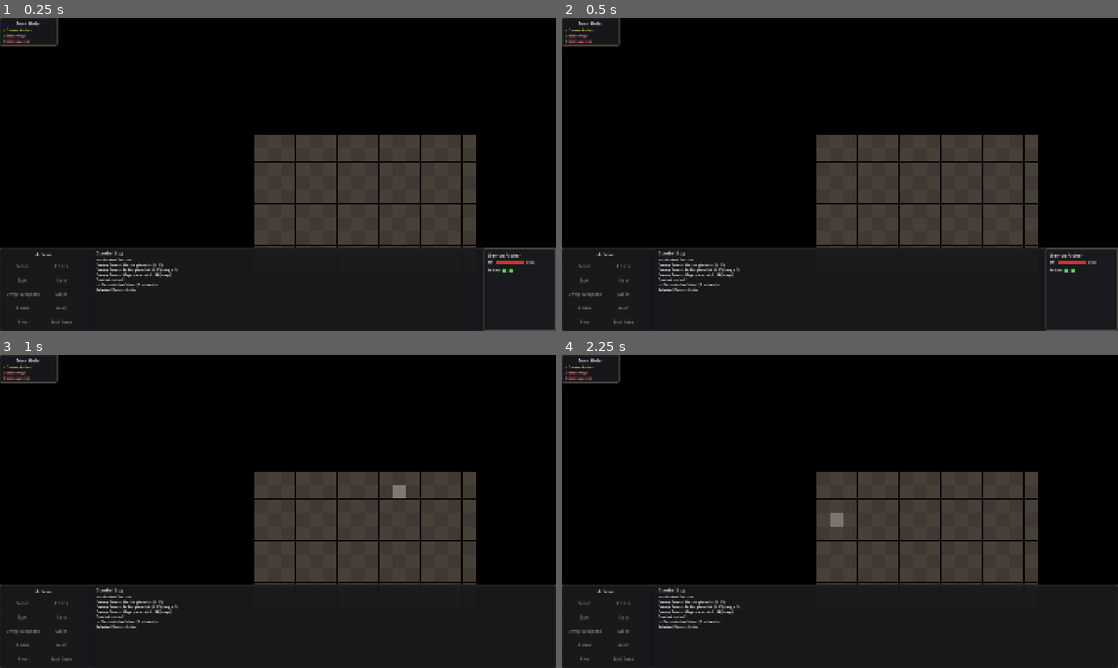
Above: before the commit, frames 1-4 (two rows, left to right).
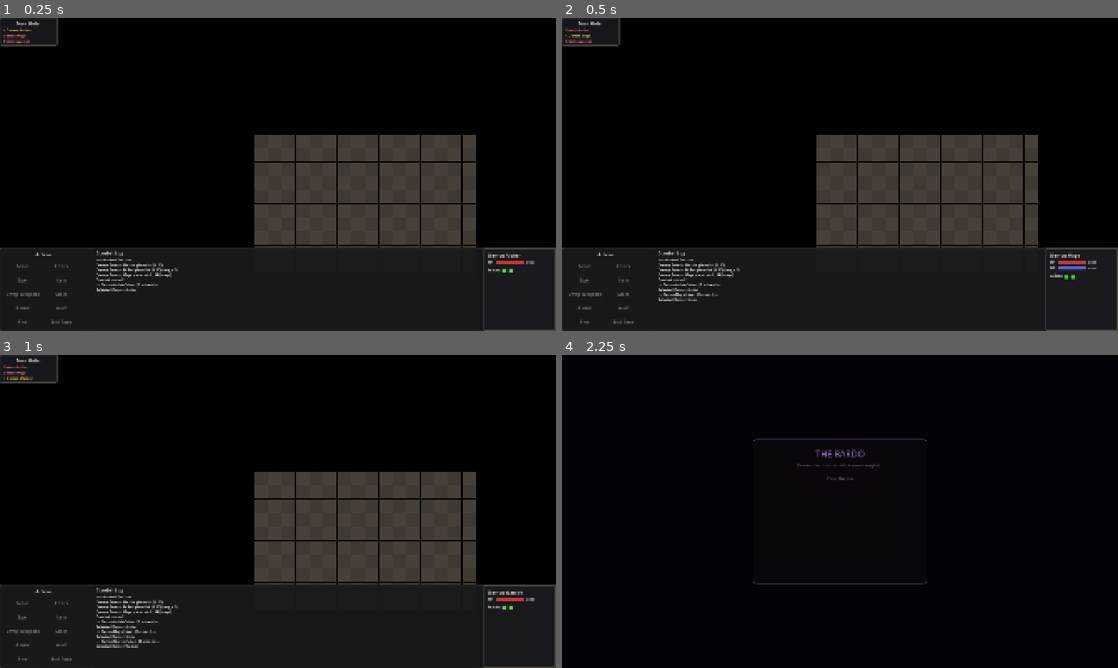
Above: after the commit, the same moments.

Repository: olstach/six_worlds
Game: Godot game, scene res://scenes/combat/combat_arena.tscn
Two runs of this game, one before a commit and one after it. Both use one fixed random seed, a clock stepped at 60 frames per second and the inputs below. This scene is started directly instead of the project's main scene.
Inputs (mouse positions are in pixels of both pictures, inside the frame that each line leads up to):
- Up to frame 1 (0.25 s): no input
- Up to frame 2 (0.5 s): no input
- Up to frame 3 (1 s): tap Enter at 0.5 s; move the mouse to (400, 495) at 0.52 s; hold Right (ui_right) from 0.53 s (still down); tap C at 0.6 s; click (400, 495) at 0.67 s; tap Space at 0.77 s
- Up to frame 4 (2.25 s): release Right (ui_right) at 1.25 s; click (840, 524) at 1.25 s, where only the run after the commit has a clickable "Enter the Bardo"; move the mouse to (728, 527) at 2.02 s; hold Down (ui_down) from 2.03 s (still down); tap R at 2.1 s; click (728, 527) at 2.17 s

Frame 1 is identical in both runs. In frame 2, 0.4% of the frame differs, in the area x 0-97%, y 3-91%; in frame 3, 0.9%; in frame 4, 19%, in the area x 0-100%, y 0-100%.
Error before the commit: Invalid call. Nonexistent function 'tile_center' in base 'Node2D (CombatGrid)'. (res://scripts/combat/combat_arena.gd:2673)

Commit message:
WIP: local changes before pulling

Diff:
--- a/scripts/combat/combat_arena.gd
+++ b/scripts/combat/combat_arena.gd
@@ -2670,7 +2670,7 @@
 	if unit.has_method("play_turn_start_bounce"):
 		unit.play_turn_start_bounce()
 	# Pan camera to active unit so it's always in view
-	_pan_camera_to(combat_grid.tile_center(unit.grid_position))
+	_pan_camera_to(combat_grid.get_tile_center(unit.grid_position))
 
 	# Check for CC behavior override — affects both player and enemy units
 	var cc_behavior = CombatManager.get_cc_behavior(unit)
--- a/scripts/overworld/map_renderer.gd
+++ b/scripts/overworld/map_renderer.gd
@@ -228,6 +228,101 @@
 	# --- Layer 7: Hover highlight ---
 	if hover_tile.x >= 0 and hover_tile.x < map_w and hover_tile.y >= 0 and hover_tile.y < map_h:
 		draw_rect(Rect2(hover_tile.x * ts, hover_tile.y * ts, ts, ts), HOVER_COLOR, false, 2.0)
+		_draw_hover_tooltip(hover_tile, ts)
+
+
+## Draw an information tooltip above the hovered tile when it has a mob or object.
+## Uses draw_string/draw_rect so it works in world space with the camera.
+func _draw_hover_tooltip(tile: Vector2i, ts: int) -> void:
+	var tile_center := Vector2(tile.x * ts + ts * 0.5, tile.y * ts + ts * 0.5)
+
+	# Collect what's at this tile
+	var title := ""
+	var subtitle := ""
+	var title_color := Color(0.95, 0.9, 0.7)
+
+	# Check for a mob at this tile first
+	for mob in MapManager.mobs:
+		if mob.position == tile and MapManager.is_tile_visited(tile):
+			title = mob.get("name", "Unknown")
+			var attitude = mob.get("attitude", 1)
+			match attitude:
+				0:  # FRIENDLY
+					subtitle = "Friendly"
+					title_color = Color(0.4, 0.9, 0.5)
+				1:  # HOSTILE
+					subtitle = "Hostile"
+					title_color = Color(1.0, 0.4, 0.4)
+				2:  # AGGRESSIVE
+					subtitle = "Aggressive" + (" — Pursuing!" if mob.get("is_pursuing", false) else "")
+					title_color = Color(1.0, 0.6, 0.2)
+			break
+
+	# Check for an object at this tile
+	if title.is_empty():
+		var obj = MapManager.objects.get(tile, {})
+		if not obj.is_empty() and MapManager.is_tile_visited(tile):
+			# Skip already-collected one-time objects
+			if obj.get("one_time", false) and obj.get("id", "") in MapManager.collected_objects:
+				pass
+			else:
+				title = obj.get("name", "Unknown")
+				# Sub-label from icon type
+				var icon = obj.get("icon", "")
+				match icon:
+					"shop":    subtitle = "Shop"
+					"enemy":   subtitle = "Encounter"
+					"boss":    subtitle = "Boss Encounter"
+					"npc":     subtitle = "NPC"
+					"rest":    subtitle = "Rest Stop"
+					_:
+						match obj.get("type", 0):
+							1: subtitle = "Pickup"   # ObjectType.PICKUP
+							2: subtitle = "Portal"   # ObjectType.PORTAL
+							_: subtitle = "Event"
+				# Use description if available
+				var desc: String = obj.get("data", {}).get("description", "")
+				if desc != "":
+					subtitle = desc
+
+	if title.is_empty():
+		return
+
+	# Build display lines
+	var lines: Array[String] = [title]
+	if subtitle != "":
+		lines.append(subtitle)
+
+	# Measure text for background box
+	var font = ThemeDB.fallback_font
+	var title_size := 9
+	var sub_size := 7
+	var padding := 4.0
+	var line_gap := 3.0
+	var box_w := 0.0
+	for i in lines.size():
+		var sz = title_size if i == 0 else sub_size
+		var w = font.get_string_size(lines[i], HORIZONTAL_ALIGNMENT_LEFT, -1, sz).x
+		box_w = maxf(box_w, w)
+	box_w += padding * 2
+	var box_h := padding * 2 + title_size + (sub_size + line_gap) * (lines.size() - 1)
+
+	# Position box above the tile
+	var box_x := tile_center.x - box_w * 0.5
+	var box_y := tile.y * ts - box_h - 4.0
+
+	# Background
+	draw_rect(Rect2(box_x - 1, box_y - 1, box_w + 2, box_h + 2), Color(0, 0, 0, 0.6))
+	draw_rect(Rect2(box_x, box_y, box_w, box_h), Color(0.1, 0.08, 0.06, 0.88))
+
+	# Title
+	draw_string(font, Vector2(box_x + padding, box_y + padding + title_size),
+		title, HORIZONTAL_ALIGNMENT_LEFT, -1, title_size, title_color)
+
+	# Subtitle
+	if lines.size() > 1:
+		draw_string(font, Vector2(box_x + padding, box_y + padding + title_size + line_gap + sub_size),
+			subtitle, HORIZONTAL_ALIGNMENT_LEFT, -1, sub_size, Color(0.75, 0.75, 0.75, 0.9))
 
 
 func _draw_object_marker(center: Vector2, obj_type: int, ts: int) -> void:
--- a/scripts/overworld/overworld.gd
+++ b/scripts/overworld/overworld.gd
@@ -178,6 +178,18 @@
 
 	# Initialize HUD
 	_update_hud()
+
+	# Add hover tooltips to supply counter labels
+	gold_label.mouse_filter = Control.MOUSE_FILTER_PASS
+	gold_label.tooltip_text = "Gold — used for shopping, hiring companions, and bribes"
+	food_label.mouse_filter = Control.MOUSE_FILTER_PASS
+	food_label.tooltip_text = "Food — consumed each step. Running out drains HP."
+	herbs_label.mouse_filter = Control.MOUSE_FILTER_PASS
+	herbs_label.tooltip_text = "Herbs — used for Medicine and Alchemy, healing between fights"
+	scrap_label.mouse_filter = Control.MOUSE_FILTER_PASS
+	scrap_label.tooltip_text = "Scrap — raw material for Crafting"
+	reagents_label.mouse_filter = Control.MOUSE_FILTER_PASS
+	reagents_label.tooltip_text = "Reagents — used for Ritual, Sorcery, and high-level spells"
 
 	# Center camera on party
 	_update_camera()
